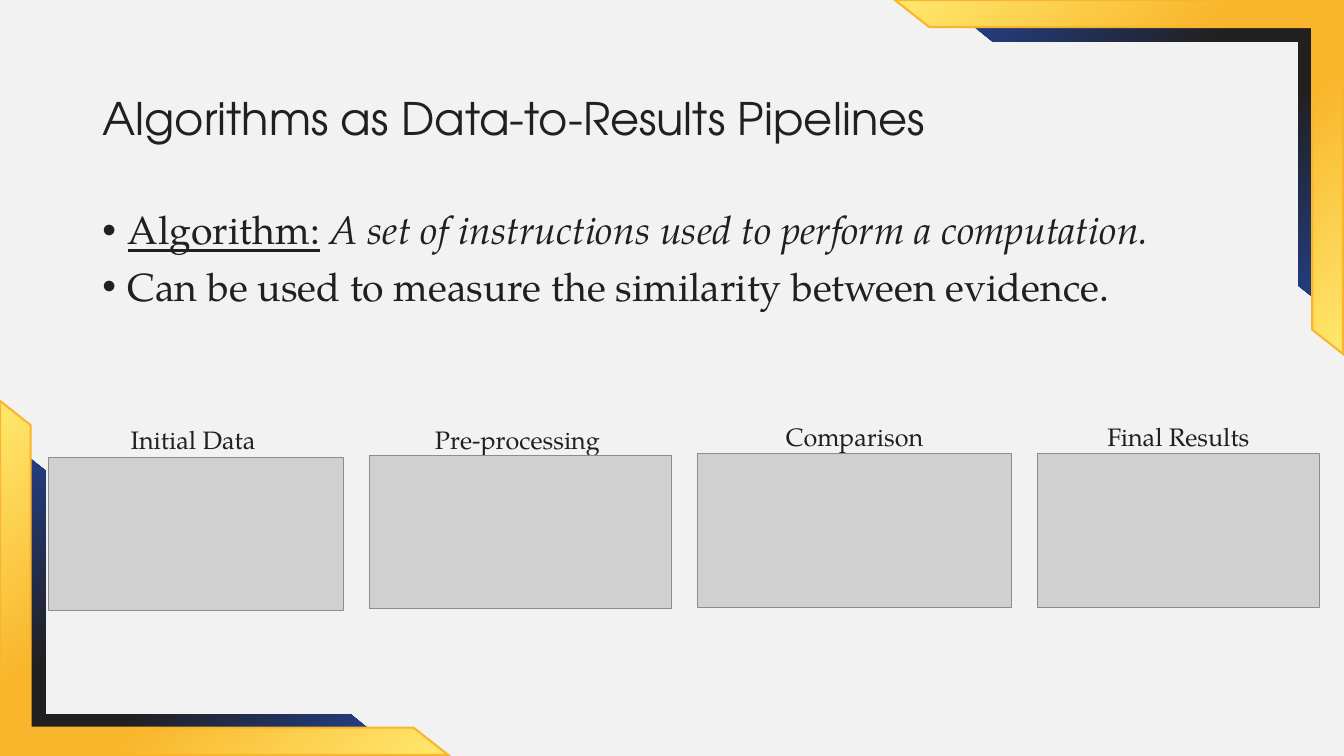
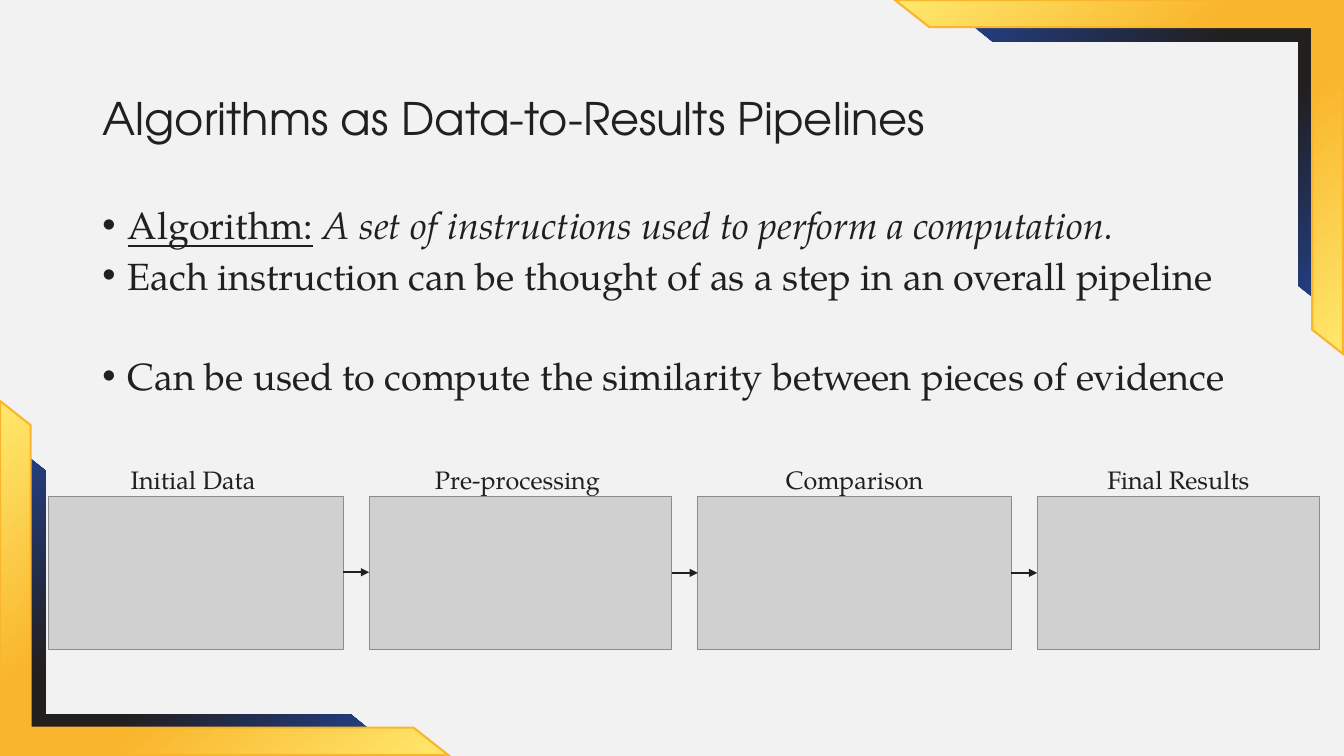
Before and after one commit to jzemmels/aafs22_slides, a slide deck: slide 4 of slides/AAFS 2022 Presenter PP Theme 1.pptx. Drawn at 1344x756 pixels with LibreOffice and Linux fonts; fonts in the diff are those of the drawing; grey boxes stand for pictures; background and template pictures are left out. Boxes give left, top, right and bottom in pixels: in the first picture for what was removed or moved away, otherwise in the second. Text is boxed around its words. In the diff, an @@ line names an element or a change of style, - is before the commit and + after.

Commit message:
Add pipeline slides

```diff
--- a/slides/AAFS 2022 Presenter PP Theme 1.pptx
+++ b/slides/AAFS 2022 Presenter PP Theme 1.pptx
@@ text at [128,211,1113,250]: size 28 to 27 pt in "Algorithm: A set of instructions used to ..."; line spacing 0.9 to 0.8 @@
@@ text at [128,262,1224,401]: text changed; size 28 to 27 pt @@
-• Can be used to measure the similarity between evidence.
+• Each instruction can be thought of as a step in an overall pipeline
+• Can be used to compute the similarity between pieces of evidence
@@ 4 pictures, 2 texts: place and size @@
-4 pictures, 2 texts at [48,431,1320,610]
+4 pictures, 2 texts at [48,471,1320,649]
@@ text "Comparison": place and size @@
-text "Comparison" at [786,428,923,454]
+text "Comparison" at [786,471,923,497]
@@ text "Final Results": place and size @@
-text "Final Results" at [1107,427,1249,454]
+text "Final Results" at [1107,470,1249,497]
@@ arrow added from (344, 573) to (369, 573), #221F1F 1.5 pt @@
@@ arrow added from (673, 573) to (698, 573), #221F1F 1.5 pt @@
@@ arrow added from (1011, 573) to (1037, 573), #221F1F 1.5 pt @@
```
Also in this commit, not shown: 5 other slides changed, 2 slides added, 2 slides removed.
